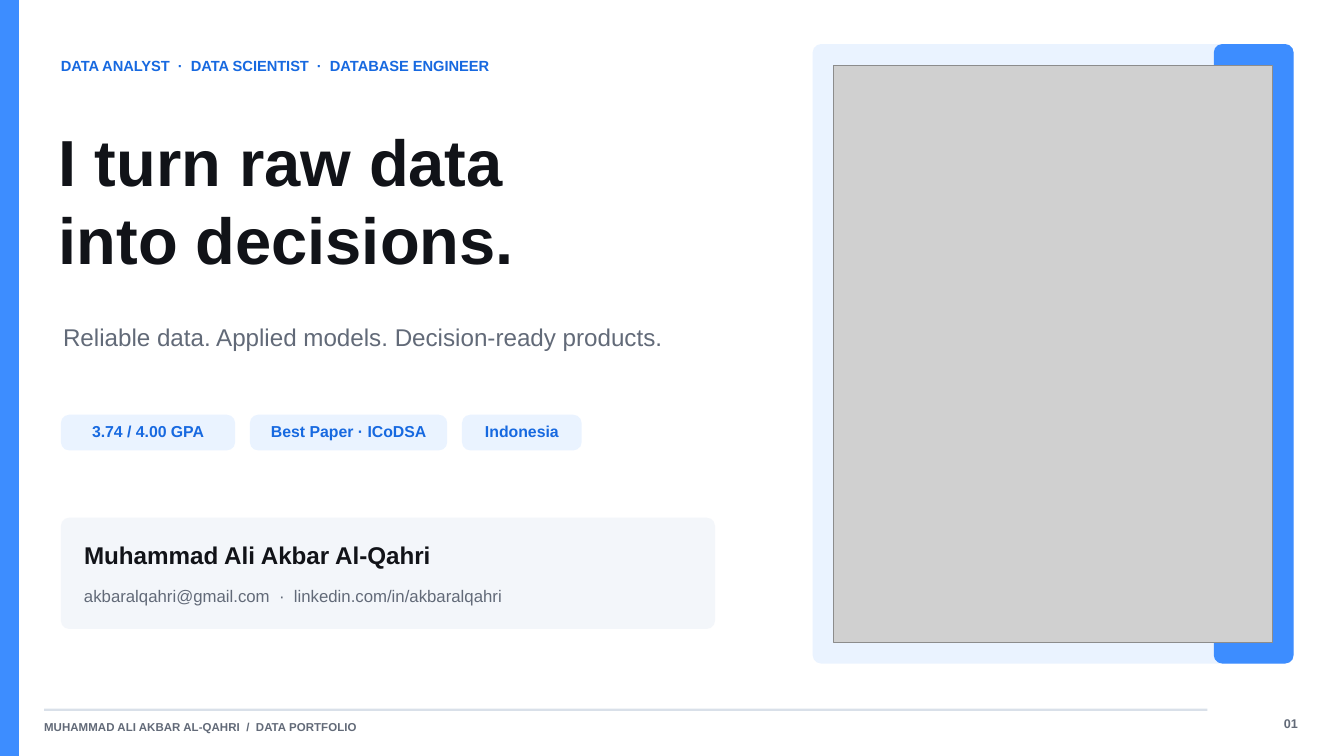
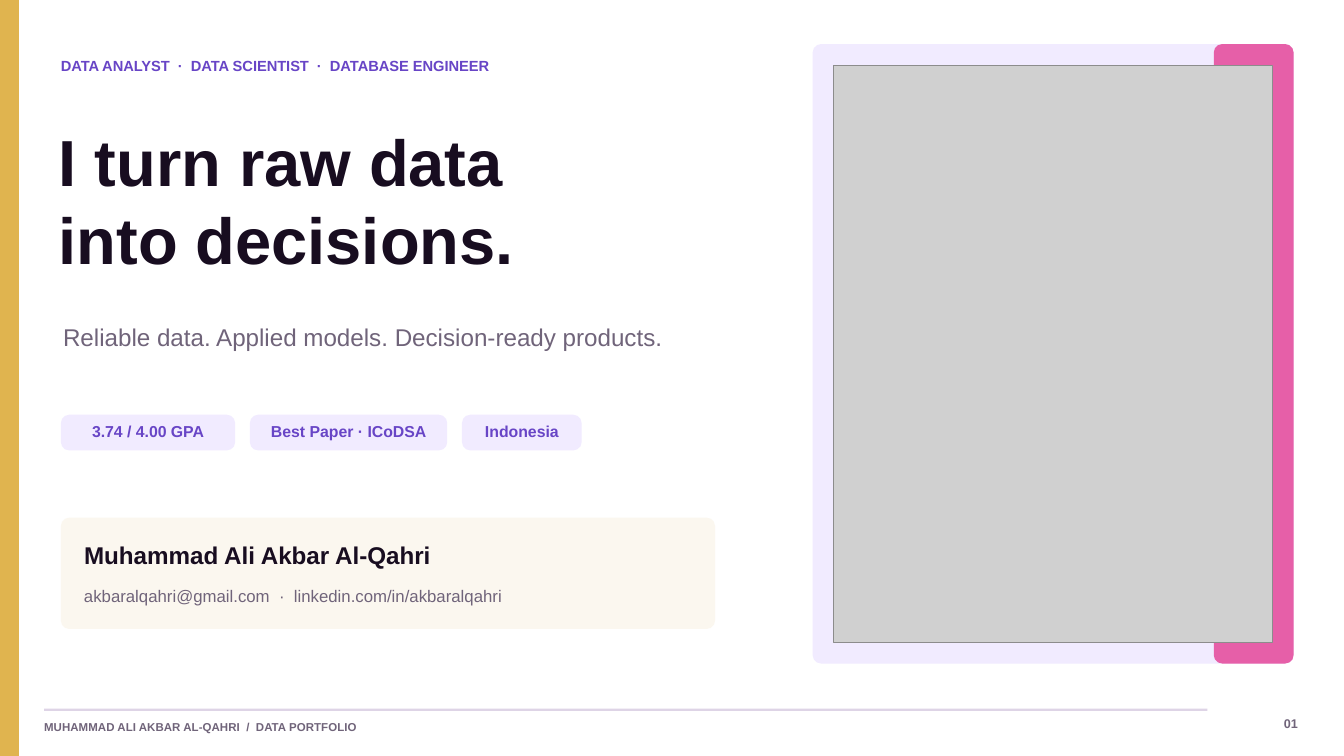
Before and after one commit to akbaralqahri/portofolio, a slide deck: slide 1 of outputs/Muhammad_Ali_Akbar_Al-Qahri_Portfolio.pptx. Drawn at 1344x756 pixels with LibreOffice and Linux fonts; fonts in the diff are those of the drawing; grey boxes stand for pictures. Boxes give left, top, right and bottom in pixels: in the first picture for what was removed or moved away, otherwise in the second. Text is boxed around its words. In the diff, an @@ line names an element or a change of style, - is before the commit and + after.

```diff
--- a/outputs/Muhammad_Ali_Akbar_Al-Qahri_Portfolio.pptx
+++ b/outputs/Muhammad_Ali_Akbar_Al-Qahri_Portfolio.pptx
@@ rectangle at bbox=[0, 0, 19, 756]: fill #3D8DFF to #E0B44F @@
@@ fill #EAF3FF to #F1EBFF in 4 elements at bbox=[60, 414, 235, 450], bbox=[250, 414, 448, 450], bbox=[462, 414, 582, 450], bbox=[813, 44, 1294, 664] @@
@@ rounded rectangle at bbox=[1214, 44, 1294, 664]: fill #3D8DFF to #E65FA8 @@
@@ text colour #1769E0 to #6845C6 in 4 elements at bbox=[61, 60, 489, 71], bbox=[92, 426, 204, 437], bbox=[271, 426, 427, 441], bbox=[485, 425, 559, 437] @@
```
Also in this commit, not shown: 10 other slides changed, 6 other files.
